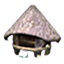
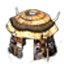
Two versions of the same layered image (64x64). Layer-by-layer changes:
added layer "Camada 6" above "Exposição 1" over [0,6,64,64]
hid "Camada 4" over [3,4,64,59]
